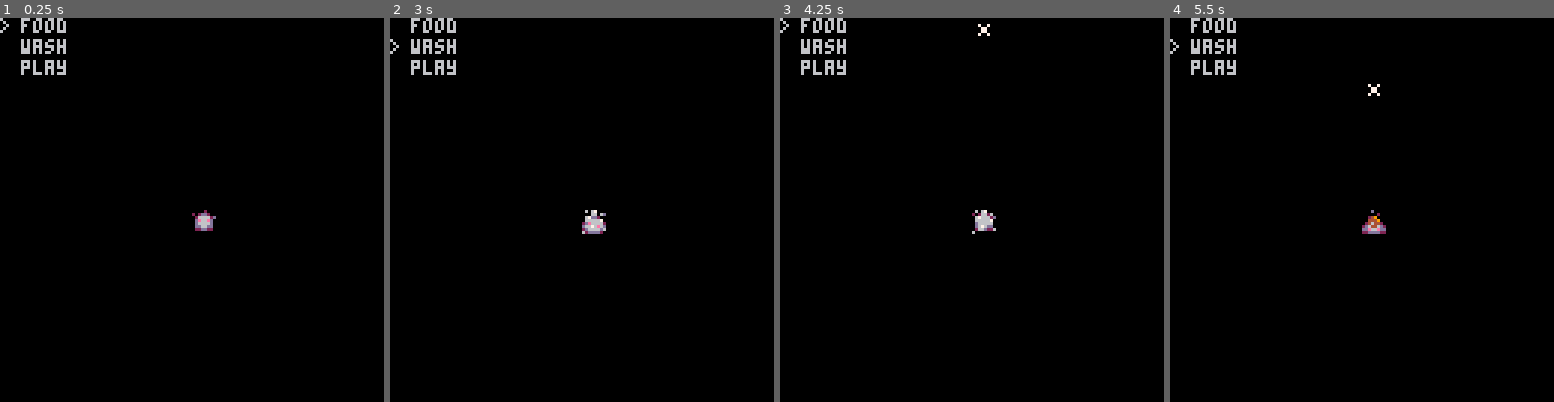
Above: before the commit, frames 1-4 (left to right).
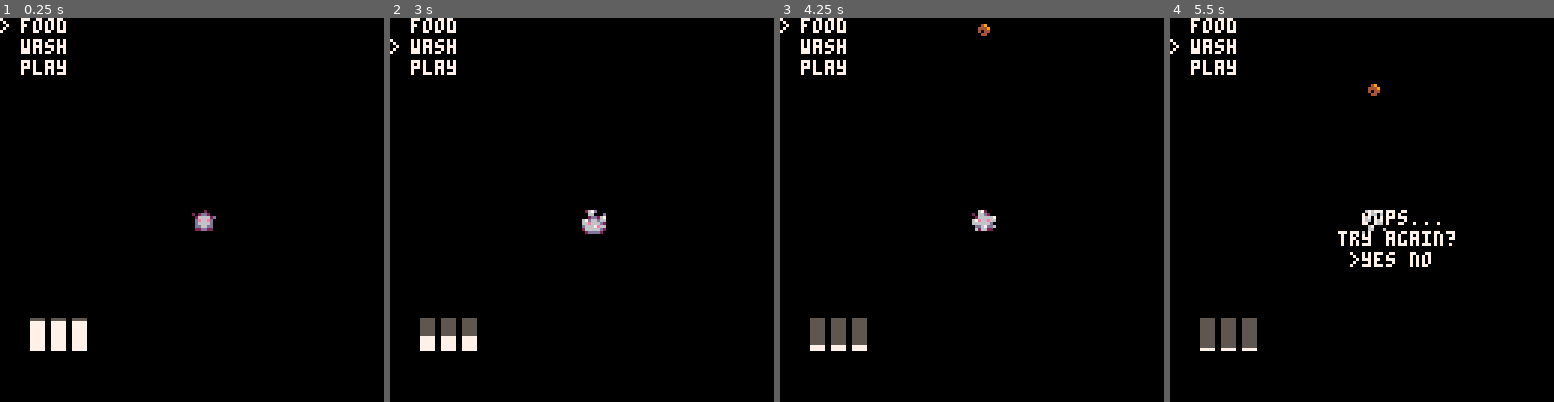
Above: after the commit, the same moments.

Repository: cbilladeau/tama
Game: PICO-8 cartridge tama.p8
The game is run twice, just before and just after one commit, with the same random seed, the same clock (stepped at 60 frames per second) and the same inputs.
Inputs:
- Up to frame 1 (0.25 s): no input
- Up to frame 2 (3 s): hold Down 2.42-2.82 s; hold Right from 2.87 s (still down)
- Up to frame 3 (4.25 s): release Right at 3.53 s; hold Up 3.58-4.08 s; hold Right from 4.13 s (still down)
- Up to frame 4 (5.5 s): release Right at 4.53 s; hold Down 4.58-5.08 s

The runs differ from the first frame. In frame 1, 1.8% of the frame differs, in the area x 0-23%, y 0-87%; in frame 2, 1.9%; in frame 3, 2.1%; in frame 4, 3.2%, in the area x 0-75%, y 0-87%.

Commit message:
making stats semi functional, dead state wip

Diff:
--- a/tama.p8
+++ b/tama.p8
@@ -1,5 +1,5 @@
 pico-8 cartridge // http://www.pico-8.com
-version 16
+version 18
 __lua__
 function _init()
  tama_init()
@@ -13,20 +13,20 @@
 function _update()
  tama_update()
  menu_update()
- stats_update()
  food_update()
  wash_update()
  play_update()
+	stats_update()
 end
 
 function _draw()
  cls()
  tama_draw()
  menu_draw()
- stats_draw()
  food_draw()
  wash_draw()
  play_draw()
+ stats_draw()
 end
 -->8
 function tama_init()
@@ -36,6 +36,7 @@
  tama.food=false
  tama.wash=false
  tama.play=false
+ tama.dead=false
 end
 
 function tama_update()
@@ -46,17 +47,28 @@
  if tama.sprt>4 then
   tama.sprt=1
  end
+ if stats.food==110 or stats.wash==110 or stats.play==110 then
+ 	tama.dead=true
+ end
 end
 
 function tama_draw()
- spr(tama.sprt,64,64)
+	if not tama.dead then
+	 spr(tama.sprt,64,64)
+	else
+		print('oops...',64,64)
+		print('try again?',56,71)
+		print('>',60,78)
+		print('yes',64,78)
+		print('no',80,78)
+	end
 end
 -->8
 function food_init()
  food={}
  food.y=-10
  food.dy=10
- food.sprt=0
+ food.sprt=5
  food.tmr=0
 end
 
@@ -69,6 +81,7 @@
   if food.y>64 then
    food.y=-10
    food.tmr=0
+   stats.food-=1
    tama.food=false
   end
  end
@@ -85,11 +98,12 @@
 end
 
 function stats_init()
- -- stats={}
- -- stats.food=110
- -- stats.wash=100
- -- stats.play=115
- -- stats.yd=10
+ stats={}
+ stats.food=100
+ stats.wash=100
+ stats.play=100
+ stats.yd=10
+ stats.tmr=0
 end
 
 function menu_update()
@@ -111,6 +125,21 @@
 end
 
 function stats_update()
+	stats.tmr+=1
+	if stats.food<100 then
+		stats.food=100
+	end
+	if stats.wash<100 then
+		stats.wash=100
+	end
+	if stats.play<100 then
+		stats.play=100
+	end
+	if stats.tmr%15==2 and not tama.dead then
+		stats.food+=1
+		stats.wash+=1
+		stats.play+=1
+	end
 end
 
 function menu_draw()
@@ -121,15 +150,18 @@
 end
 
 function stats_draw()
- -- rectfill(10,120,14,stats.food)
- -- rectfill(17,120,21,stats.wash)
- -- rectfill(24,120,28,stats.play)
+ rectfill(10,110,14,100,5)
+ rectfill(17,110,21,100,5)
+ rectfill(24,110,28,100,5)
+ rectfill(10,110,14,stats.food,7)
+ rectfill(17,110,21,stats.wash,7)
+ rectfill(24,110,28,stats.play,7)
 end
 -->8
 function wash_init()
  wash={}
  wash.y=-10
- wash.sprt=5
+ wash.sprt=6
  wash.tmr=0
 end
 
@@ -142,11 +174,12 @@
    if wash.tmr>120 then
     wash.tmr=0
     wash.y=-10
+    stats.wash-=20
     tama.wash=false
    end
   end
-  if wash.sprt>6 then
-   wash.sprt=5
+  if wash.sprt>7 then
+   wash.sprt=6
   end
  end
 end
@@ -172,6 +205,7 @@
   if play.x>128 then
    play.x=-10
    play.tmr=0
+   stats.play-=10
    tama.play=false
   end
  end
